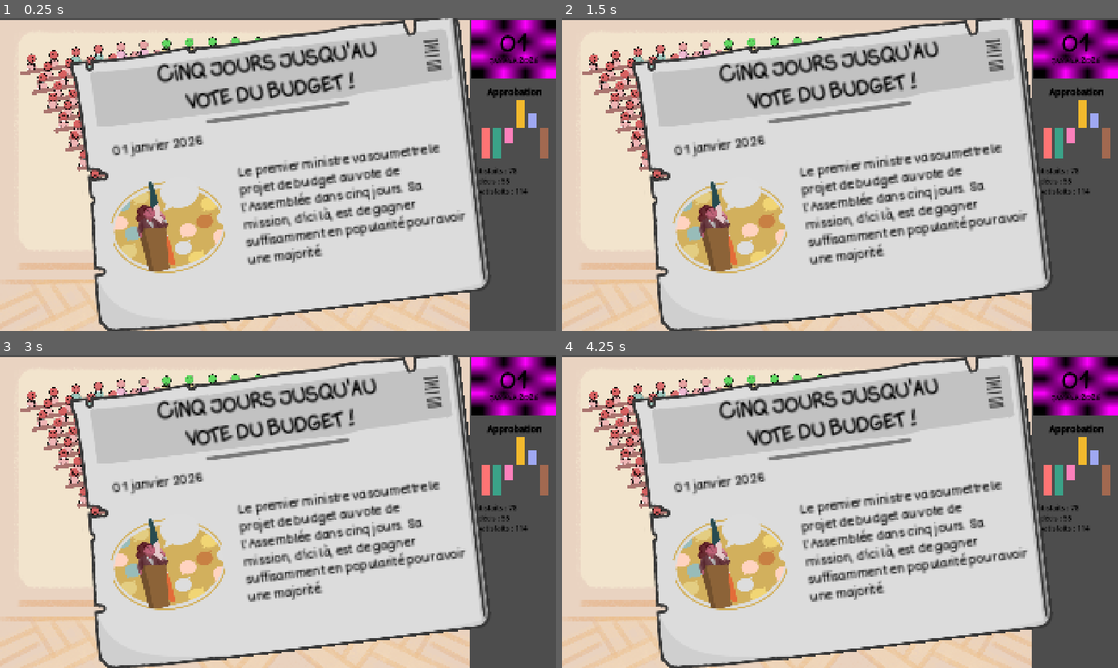
Above: before the commit, frames 1-4 (two rows, left to right).
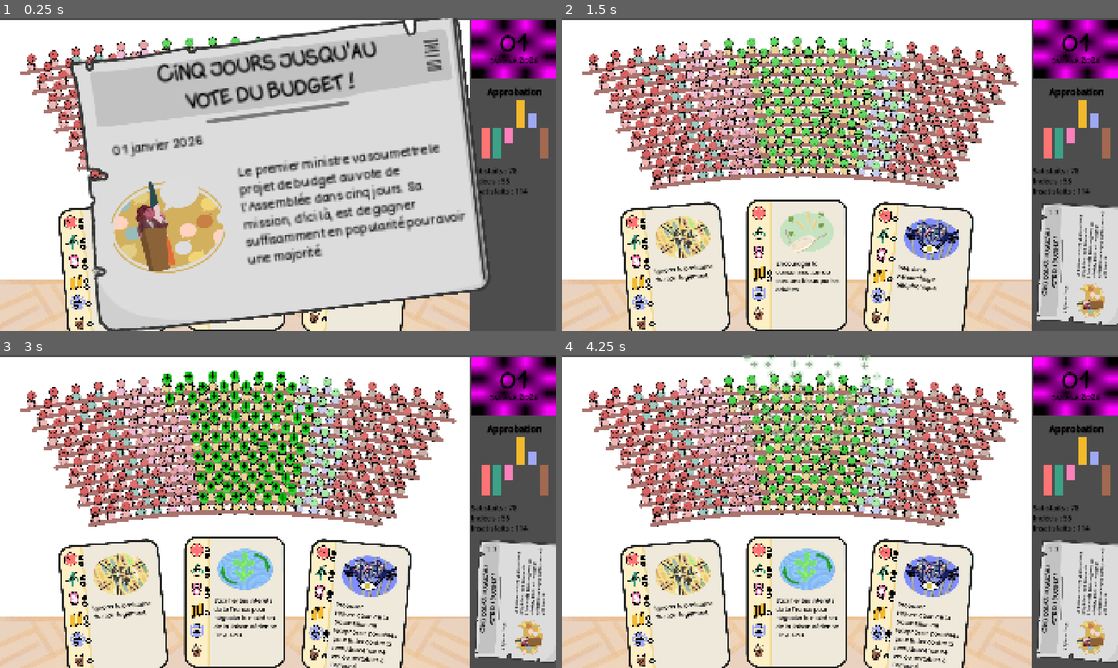
Above: after the commit, the same moments.

Repository: remimorvan/assemblee-nationale-simulator
Game: Godot game, scene res://scenes/game.tscn
Two runs of this game, one before a commit and one after it. Both use one fixed random seed, a clock stepped at 60 frames per second and the inputs below.
Inputs (mouse positions are in pixels of both pictures, inside the frame that each line leads up to):
- Up to frame 1 (0.25 s): no input
- Up to frame 2 (1.5 s): tap Enter at 0.5 s; move the mouse to (1073, 127) at 0.52 s; click (1073, 127) at 0.67 s; tap Space at 1.25 s; move the mouse to (840, 174) at 1.27 s; click (840, 174) at 1.42 s
- Up to frame 3 (3 s): tap Enter at 2 s; move the mouse to (333, 442) at 2.02 s; click (333, 442) at 2.17 s; tap Space at 2.75 s; move the mouse to (250, 574) at 2.77 s; click (250, 574) at 2.92 s
- Up to frame 4 (4.25 s): move the mouse to (1006, 558) at 3.52 s; click (1006, 558) at 3.67 s

The runs differ from the first frame. In frame 1, 17% of the frame differs, in the area x 0-85%, y 0-100%; in frame 2, 76%; in frame 3, 76%, in the area x 0-100%, y 0-100%; in frame 4, 76%.
Error before the commit: Invalid access to property or key 'is_journal_showed' on a base object of type 'null instance'. (res://scripts/journal.gd:51)

Commit message:
fix player.tscn

Diff:
--- a/scenes/hemicycle.tscn
+++ b/scenes/hemicycle.tscn
@@ -1,9 +1,8 @@
-[gd_scene load_steps=6 format=3 uid="uid://d1voxmvhe7xmt"]
+[gd_scene load_steps=5 format=3 uid="uid://d1voxmvhe7xmt"]
 
 [ext_resource type="Script" uid="uid://ca4vviiiv0rox" path="res://scripts/hemicycle.gd" id="1_22fab"]
 [ext_resource type="PackedScene" uid="uid://cuemgi5ynsxra" path="res://scenes/mp.tscn" id="2_8igwf"]
 [ext_resource type="Shader" uid="uid://dssfkivsy2mxu" path="res://assets/hemicycle/hemicycle.gdshader" id="3_8igwf"]
-[ext_resource type="Texture2D" uid="uid://cmapdig36yep5" path="res://assets/hemycicle.png" id="3_hw2pa"]
 
 [sub_resource type="ShaderMaterial" id="ShaderMaterial_hw2pa"]
 shader = ExtResource("3_8igwf")
@@ -16,11 +15,11 @@
 mp_scene = ExtResource("2_8igwf")
 desk_color = Color(0.6646, 0.455872, 0.433702, 1)
 
-[node name="Background" type="TextureRect" parent="."]
+[node name="Background" type="ColorRect" parent="."]
 z_index = -1
 z_as_relative = false
 layout_mode = 2
-texture = ExtResource("3_hw2pa")
+mouse_filter = 1
 
 [node name="TextureRect" type="ColorRect" parent="."]
 material = SubResource("ShaderMaterial_hw2pa")
--- a/scenes/player.tscn
+++ b/scenes/player.tscn
@@ -2,9 +2,11 @@
 
 [ext_resource type="Script" uid="uid://cxd4eq1rg0n2d" path="res://scripts/player.gd" id="1_3vyb7"]
 [ext_resource type="PackedScene" uid="uid://b7jidntt07fi4" path="res://scenes/card.tscn" id="2_g2els"]
-[ext_resource type="AudioStream" uid="uid://c4eqi82w64s5k" path="res://assets/sounds/JDSherbert - Tabletop Games SFX Pack - Deck Deal - 1.mp3" id="3_qlg0r"]
-[ext_resource type="AudioStream" uid="uid://bhg3jxb7toavs" path="res://assets/sounds/JDSherbert - Tabletop Games SFX Pack - Deck Deal - 2.mp3" id="4_tuyoq"]
-[ext_resource type="AudioStream" uid="uid://dabej1jj3klh2" path="res://assets/sounds/rooster-crowing-364473.mp3" id="6_tuyoq"]
+[ext_resource type="AudioStream" uid="uid://dqfrvufd05k11" path="res://assets/sounds/JDSherbert - Tabletop Games SFX Pack - Deck Deal - 1.mp3" id="3_qlg0r"]
+[ext_resource type="AudioStream" uid="uid://ddfou57i7tbrf" path="res://assets/sounds/JDSherbert - Tabletop Games SFX Pack - Deck Deal - 2.mp3" id="4_tuyoq"]
+[ext_resource type="AudioStream" uid="uid://dv2t5nq50we4o" path="res://assets/sounds/win.mp3" id="6_fjrip"]
+[ext_resource type="AudioStream" uid="uid://d1gcbde8n2j17" path="res://assets/sounds/rooster-crowing-364473.mp3" id="6_tuyoq"]
+[ext_resource type="AudioStream" uid="uid://c2qs2cvpld1q4" path="res://assets/sounds/lose.mp3" id="7_smehm"]
 
 [node name="Player" type="Node2D"]
 script = ExtResource("1_3vyb7")
Not shown: 1 places in default_bus_layout.tres that only renumber resources
Not shown: 2 places in scenes/card.tscn that only renumber resources
Not shown: 1 places in scenes/journal.tscn that only renumber resources
Not shown: 1 places in scenes/mp.tscn that only renumber resources
Not shown, changed: .gitignore
